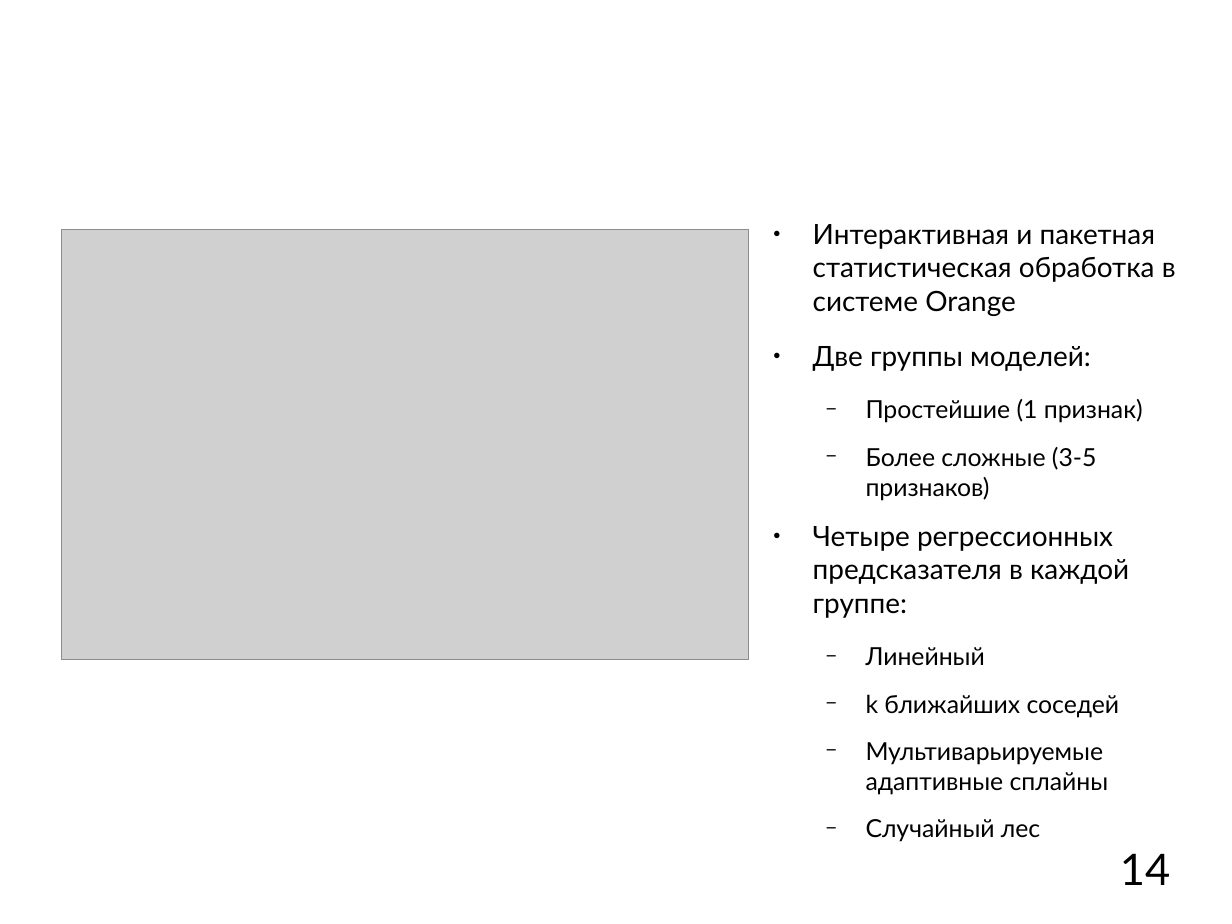
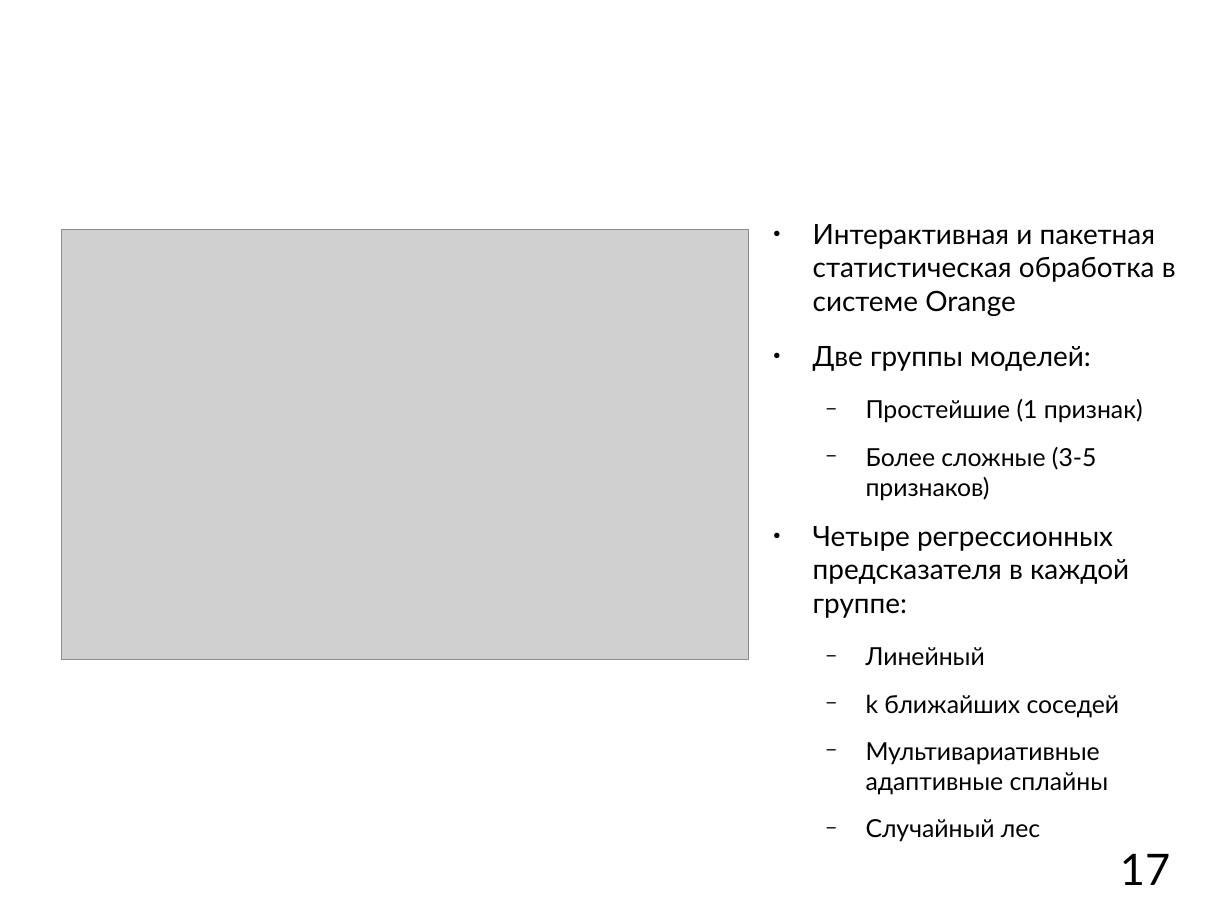
Before and after one commit to mkpankov/adaptor, a slide deck: slide 17 of diploma/defense/brochure.odp (slide 14 before the commit). Drawn at 1232x924 pixels with LibreOffice and Linux fonts; fonts in the diff are those of the drawing; grey boxes stand for pictures; background and template pictures are left out. Boxes give left, top, right and bottom in pixels: in the first picture for what was removed or moved away, otherwise in the second. Text is boxed around its words. In the diff, an @@ line names an element or a change of style, - is before the commit and + after.

```diff
--- a/diploma/defense/brochure.odp
+++ b/diploma/defense/brochure.odp
@@ text at <box>866,742,1109,795</box>: text changed @@
-  − Мультиварьируемые адаптивные сплайны
+  − Мультивариативные адаптивные сплайны
@@ page number at <box>1120,853,1170,885</box>: text changed @@
-14
+17
```
Also in this commit, not shown: 4 other slides changed, 4 slides added, 1 slide removed.
